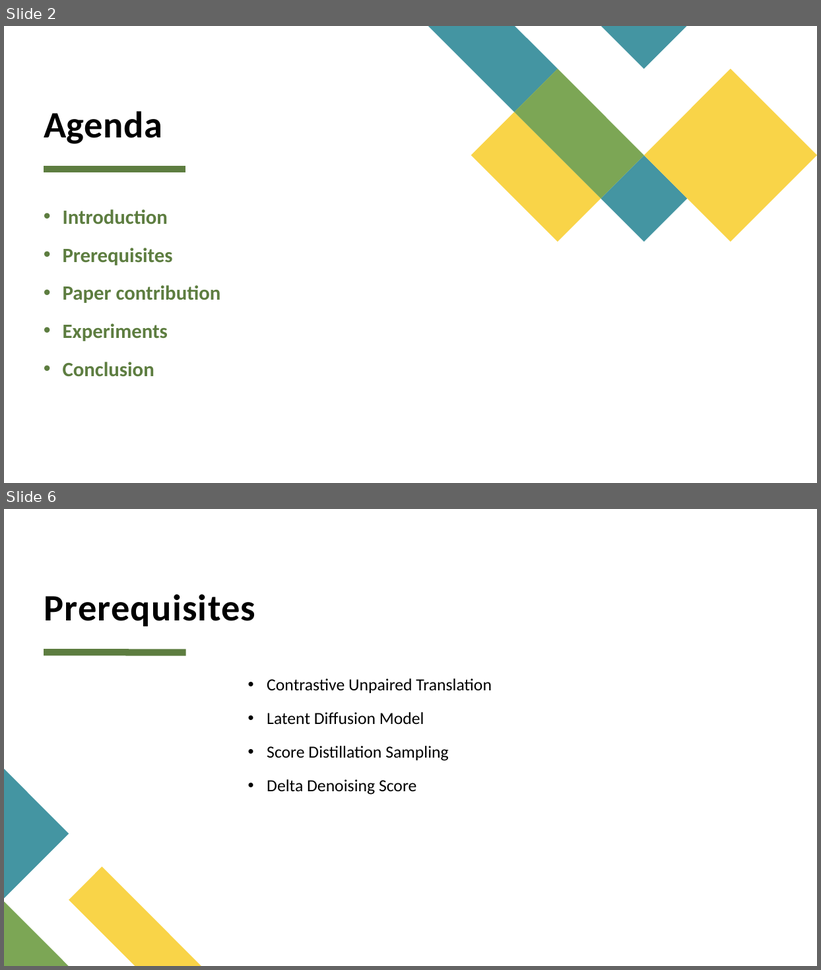
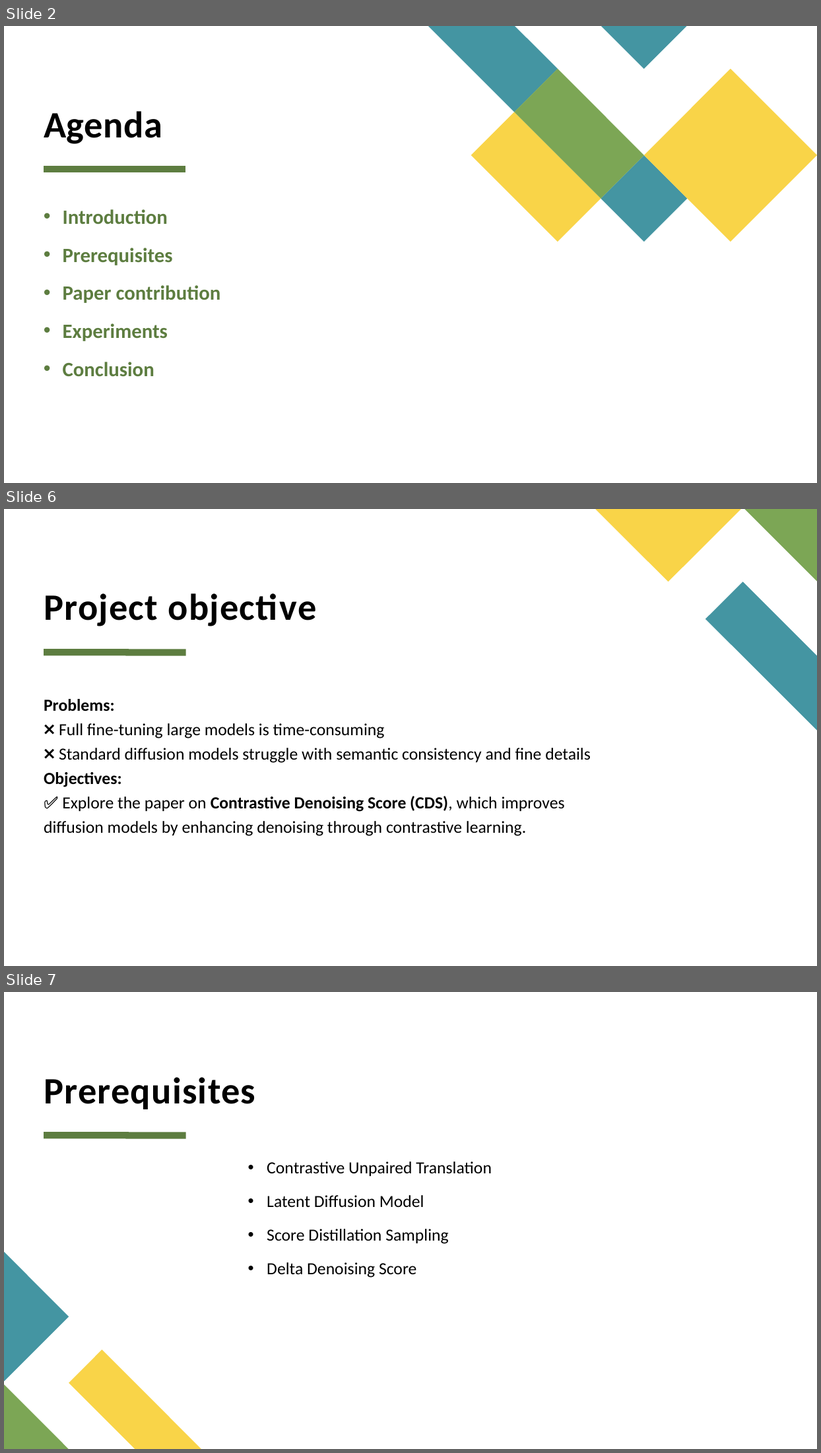
Before and after one commit to Anh26535D/cpp, a slide deck: report_computer_vision.pptx. Shown one above the other, each under a label of ours: slides 2 and 6 before the commit, slides 2, 6 and 7 after it; the slides between them are not shown. The pictures are 821x970 and 821x1453 pixels, drawn with LibreOffice and Linux fonts; fonts in the diff are those of the drawing. Boxes give left, top, right and bottom in pixels: in the first picture for what was removed or moved away, otherwise in the second. Text is boxed around its words. In the diff, an @@ line names an element or a change of style, - is before the commit and + after.

```diff
--- a/report_computer_vision.pptx
+++ b/report_computer_vision.pptx
@@ slide 6 added at [4,509,817,966], background #FFFFFF; not listed: 1 template element that a slide beside it also shows @@
@@ freeform shape added at [596,509,741,582], fill #F9D448 @@
@@ freeform shape added at [745,509,817,582], fill #7CA655 @@
@@ freeform shape added at [706,582,817,730], fill #4495A2 @@
@@ title added at [44,593,317,626], 44 pt, text #000000, bold @@
+Project objective
@@ text added at [44,699,591,836], 20 pt, text #000000 @@
+Problems:
+❌ Full fine-tuning large models is time-consuming
+❌ Standard diffusion models struggle with semantic consistency and fine details
+Objectives:
+✅ Explore the paper on Contrastive Denoising Score (CDS), which improves diffusion models by enhancing denoising through contrastive learning.
@@ what was slide 6 is now slide 7 @@
```
Also in this commit, not shown: 1 slide changed, 3 other slides added, 12 slides removed.
